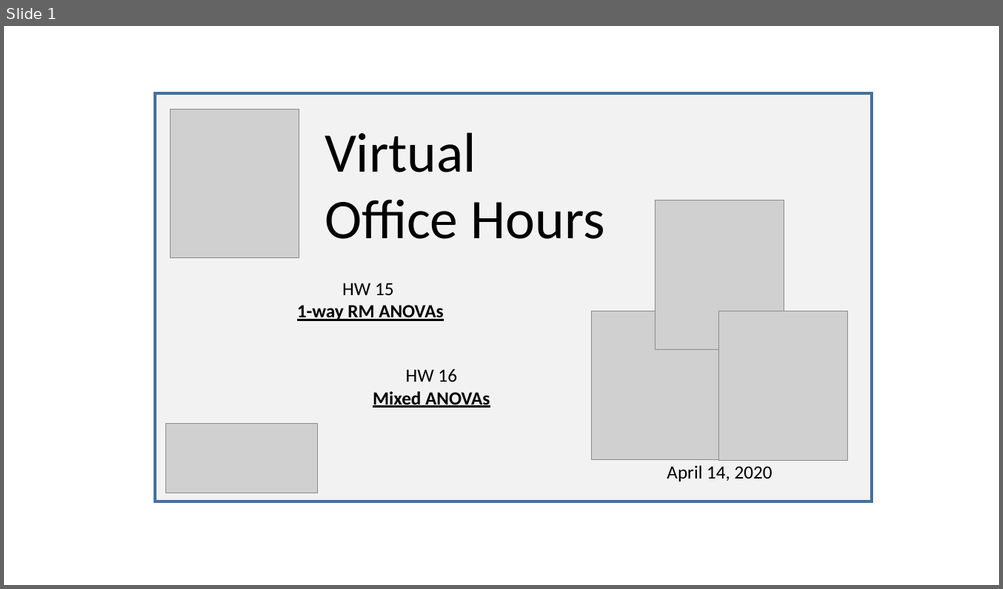
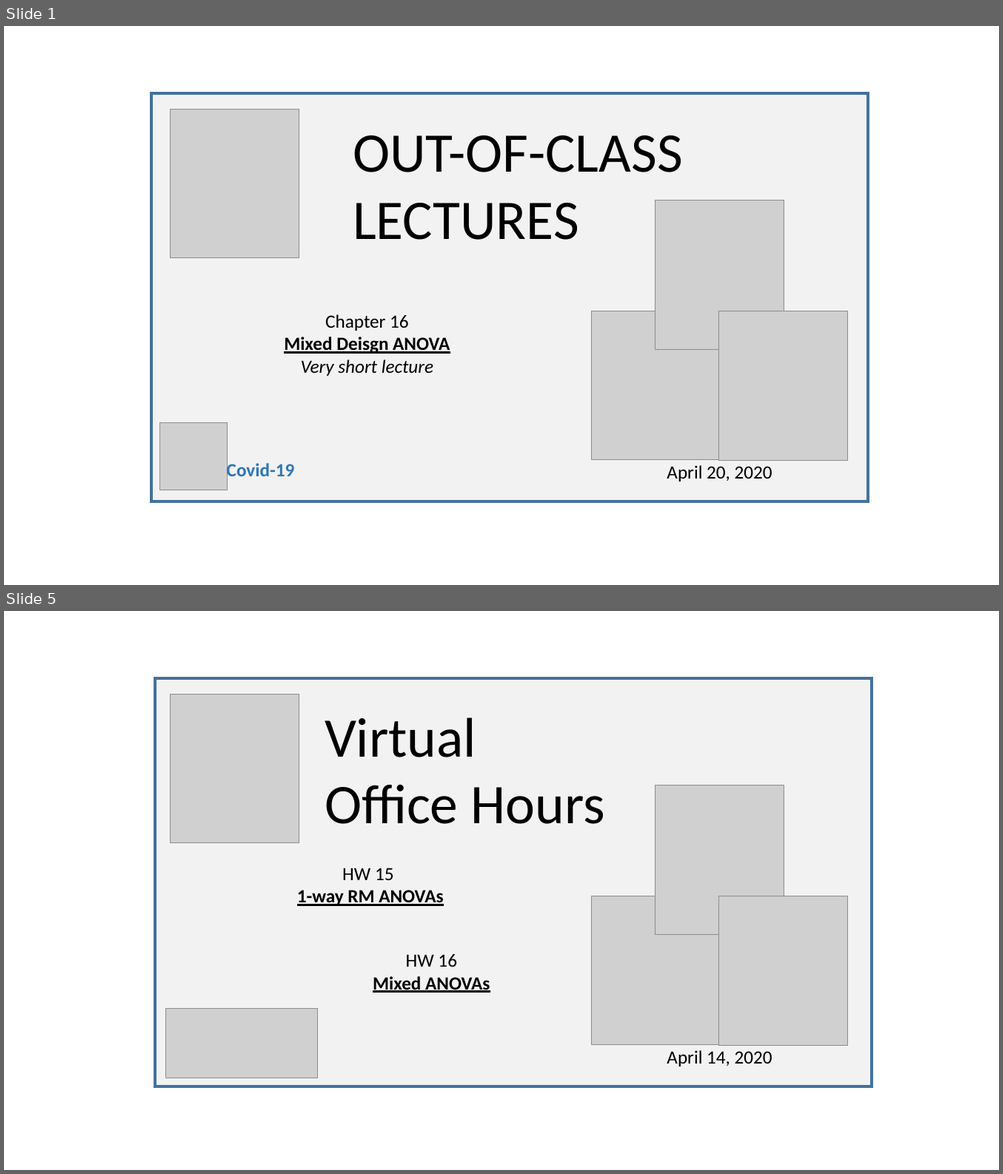
Before and after one commit to SarBearSchwartz/SarBearSchwartz.github.io, a slide deck: static/img/youtube_thumbnails/video_thumbnail_building.pptx. Shown one above the other, each under a label of ours: slide 1 before the commit, slides 1 and 5 after it; the slides between them are not shown. The pictures are 1003x589 and 1003x1174 pixels, drawn with LibreOffice and Linux fonts; fonts in the diff are those of the drawing; grey boxes stand for pictures. Boxes give left, top, right and bottom in pixels: in the first picture for what was removed or moved away, otherwise in the second. Text is boxed around its words. In the diff, an @@ line names an element or a change of style, - is before the commit and + after.

```diff
--- a/static/img/youtube_thumbnails/video_thumbnail_building.pptx
+++ b/static/img/youtube_thumbnails/video_thumbnail_building.pptx
@@ slide 1 added at [4, 26, 999, 585], background #FFFFFF @@
@@ rectangle added at [152, 93, 868, 502], fill #F2F2F2, outline #43739E 3 pt @@
@@ picture added at [170, 110, 299, 259] @@
@@ text added at [353, 136, 683, 240], 54 pt, text #000000 @@
+OUT-OF-CLASS LECTURES
@@ picture added at [655, 201, 785, 350] @@
@@ picture added at [591, 311, 720, 460] @@
@@ picture added at [719, 312, 848, 461] @@
@@ text added at [284, 315, 449, 376], 18 pt, text #000000 @@
+Chapter 16
+Mixed Deisgn ANOVA
+Very short lecture
@@ picture added at [160, 423, 227, 490] @@
@@ text added at [227, 461, 295, 481], 18 pt, text #2E75B6, bold @@
+Covid-19
@@ text added at [666, 466, 772, 482], 18 pt, text #000000 @@
+April 20, 2020
@@ what was slide 1 is now slide 5 @@
```
Also in this commit, not shown: 3 other slides added, 4 other files.
